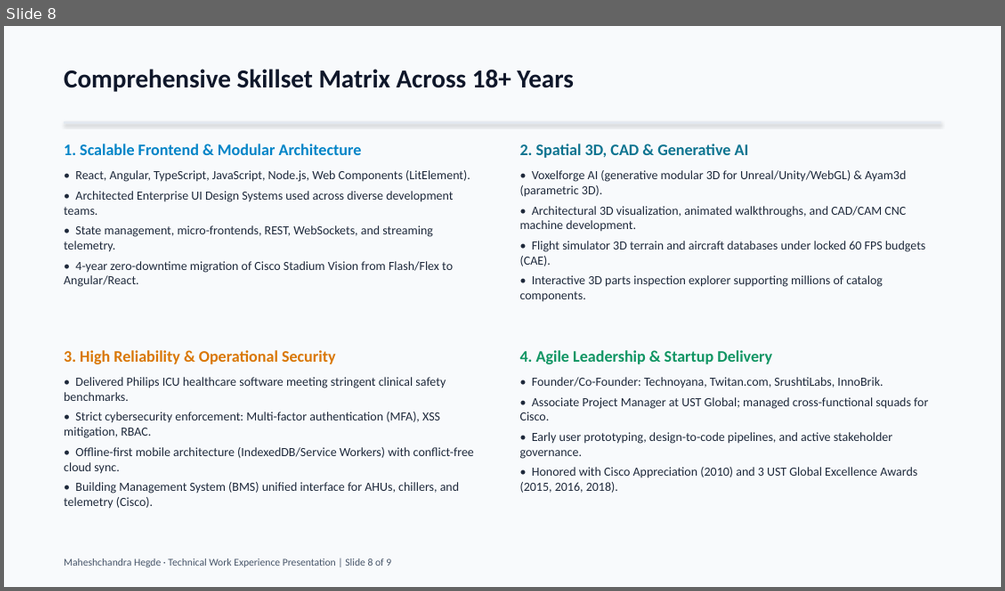
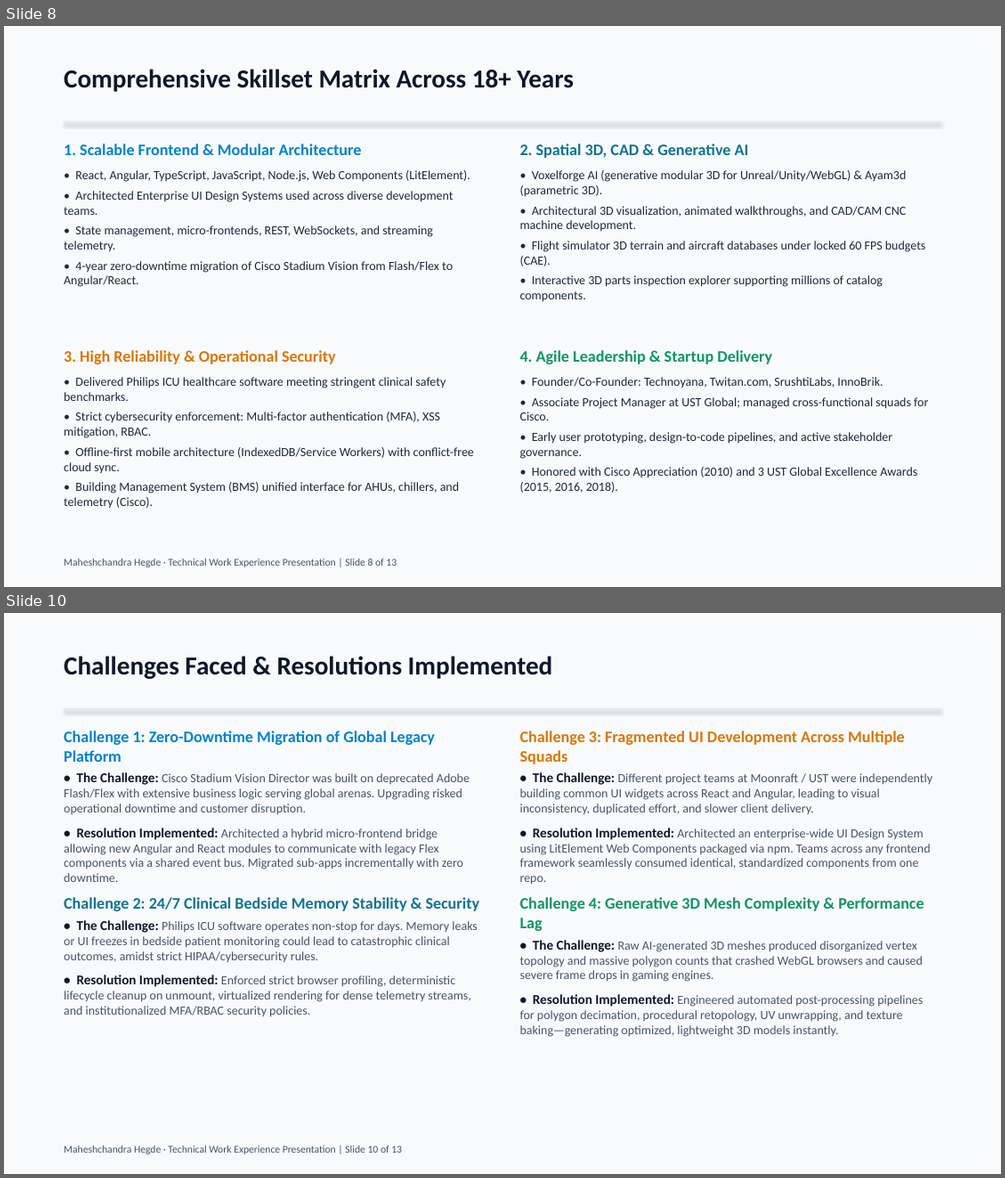
Before and after one commit to hegdemahesh/hegdemahesh.github.io, a slide deck: obayashi_it_presentation/Obayashi_Senior_Manager_IT_Presentation_Maheshchandra_Hegde.pptx. Shown one above the other, each under a label of ours: slide 8 before the commit, slides 8 and 10 after it; the slides between them are not shown. The pictures are 1005x591 and 1005x1178 pixels, drawn with LibreOffice and Linux fonts; fonts in the diff are those of the drawing. Boxes give left, top, right and bottom in pixels: in the first picture for what was removed or moved away, otherwise in the second. Text is boxed around its words. In the diff, an @@ line names an element or a change of style, - is before the commit and + after.

```diff
--- a/obayashi_it_presentation/Obayashi_Senior_Manager_IT_Presentation_Maheshchandra_Hegde.pptx
+++ b/obayashi_it_presentation/Obayashi_Senior_Manager_IT_Presentation_Maheshchandra_Hegde.pptx
@@ slide 10 added at (4,613,1001,1174), background #FFFFFF @@
@@ rectangle added at (4,613,1001,1174), fill #F8FAFC @@
@@ text added at (64,656,553,679), 25 pt, text #0F172A, bold @@
+Challenges Faced & Resolutions Implemented
@@ rectangle added at (64,709,941,711), fill #E2E8F0 @@
@@ text added at (64,730,477,1017), 12 pt, text #475569 @@
+Challenge 1: Zero-Downtime Migration of Global Legacy Platform
+• The Challenge: Cisco Stadium Vision Director was built on deprecated Adobe Flash/Flex with extensive business logic serving global arenas. Upgrading risked operational downtime and customer disruption.
+• Resolution Implemented: Architected a hybrid micro-frontend bridge allowing new Angular and React modules to communicate with legacy Flex components via a shared event bus. Migrated sub-apps incrementally with zero downtime.
+Challenge 2: 24/7 Clinical Bedside Memory Stability & Security
+• The Challenge: Philips ICU software operates non-stop for days. Memory leaks or UI freezes in bedside patient monitoring could lead to catastrophic clinical outcomes, amidst strict HIPAA/cybersecurity rules.
+• Resolution Implemented: Enforced strict browser profiling, deterministic lifecycle cleanup on unmount, virtualized rendering for dense telemetry streams, and institutionalized MFA/RBAC security policies.
@@ text added at (520,730,932,1037), 12 pt, text #475569 @@
+Challenge 3: Fragmented UI Development Across Multiple Squads
+• The Challenge: Different project teams at Moonraft / UST were independently building common UI widgets across React and Angular, leading to visual inconsistency, duplicated effort, and slower client delivery.
+• Resolution Implemented: Architected an enterprise-wide UI Design System using LitElement Web Components packaged via npm. Teams across any frontend framework seamlessly consumed identical, standardized components from one repo.
+Challenge 4: Generative 3D Mesh Complexity & Performance Lag
+• The Challenge: Raw AI-generated 3D meshes produced disorganized vertex topology and massive polygon counts that crashed WebGL browsers and caused severe frame drops in gaming engines.
+• Resolution Implemented: Engineered automated post-processing pipelines for polygon decimation, procedural retopology, UV unwrapping, and texture baking—generating optimized, lightweight 3D models instantly.
@@ text added at (64,1145,402,1154), 10 pt, text #475569 @@
+Maheshchandra Hegde · Technical Work Experience Presentation | Slide 10 of 13
@@ slide 8 changed as well @@
@@ text at (64,558,396,567): text changed @@
-Maheshchandra Hegde · Technical Work Experience Presentation | Slide 8 of 9
+Maheshchandra Hegde · Technical Work Experience Presentation | Slide 8 of 13
```
Also in this commit, not shown: 8 other slides changed, 3 other slides added, 7 other files.
